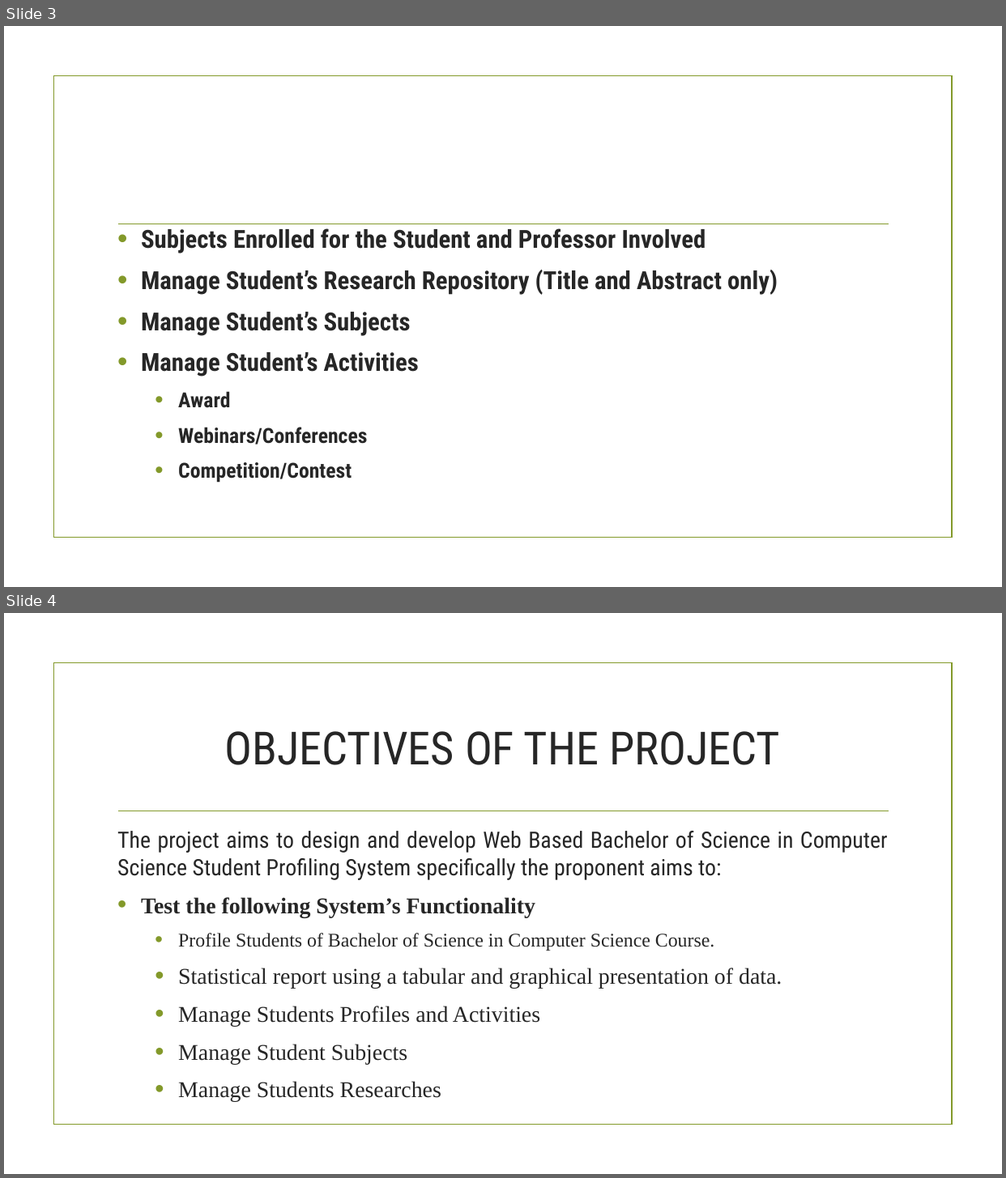
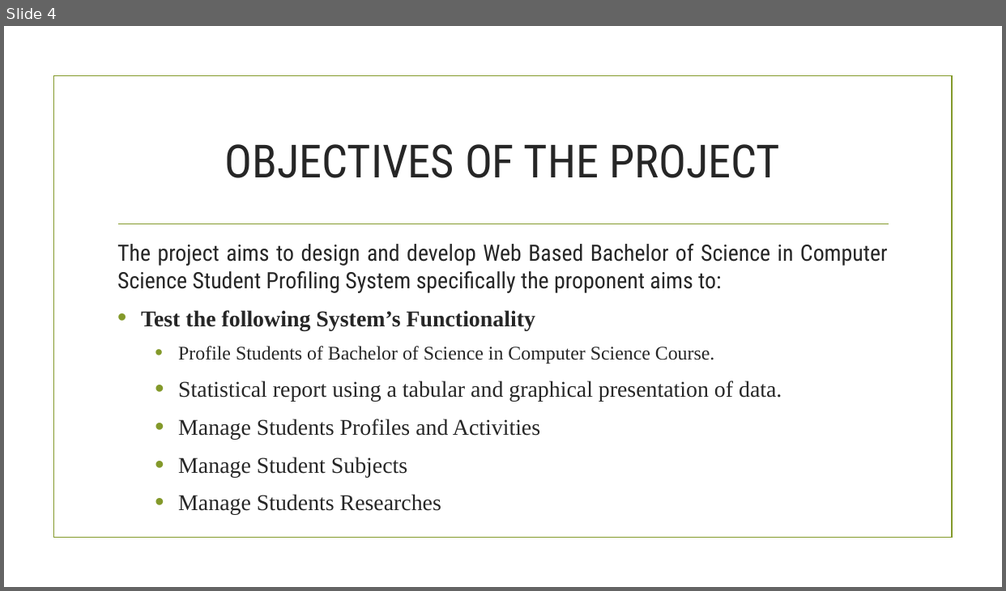
Before and after one commit to taongnyebe/BSCS-3-Profiling-System, a slide deck: Documentations/kath/Presentation-of-chapter-1.pptx. Shown one above the other, each under a label of ours: slides 3 and 4 before the commit, slide 4 after it. The pictures are 1006x1178 and 1006x591 pixels, drawn with LibreOffice and Linux fonts; fonts in the diff are those of the drawing; background and template pictures are left out. Boxes give left, top, right and bottom in pixels: in the first picture for what was removed or moved away, otherwise in the second. Text is boxed around its words. In the diff, an @@ line names an element or a change of style, - is before the commit and + after.

```diff
--- a/Documentations/kath/Presentation-of-chapter-1.pptx
+++ b/Documentations/kath/Presentation-of-chapter-1.pptx
@@ slide 3 removed at box(4, 26, 1002, 587), background picture (left out); not listed: 2 template elements that a slide beside it also shows @@
@@ text removed at box(141, 228, 778, 483) @@
-• Subjects Enrolled for the Student and Professor Involved
-• Manage Student’s Research Repository (Title and Abstract only)
-• Manage Student’s Subjects
-• Manage Student’s Activities
-  • Award
-  • Webinars/Conferences
-  • Competition/Contest
```
Also in this commit, not shown: 2 slides changed, 1 slide added, 22 other files.
